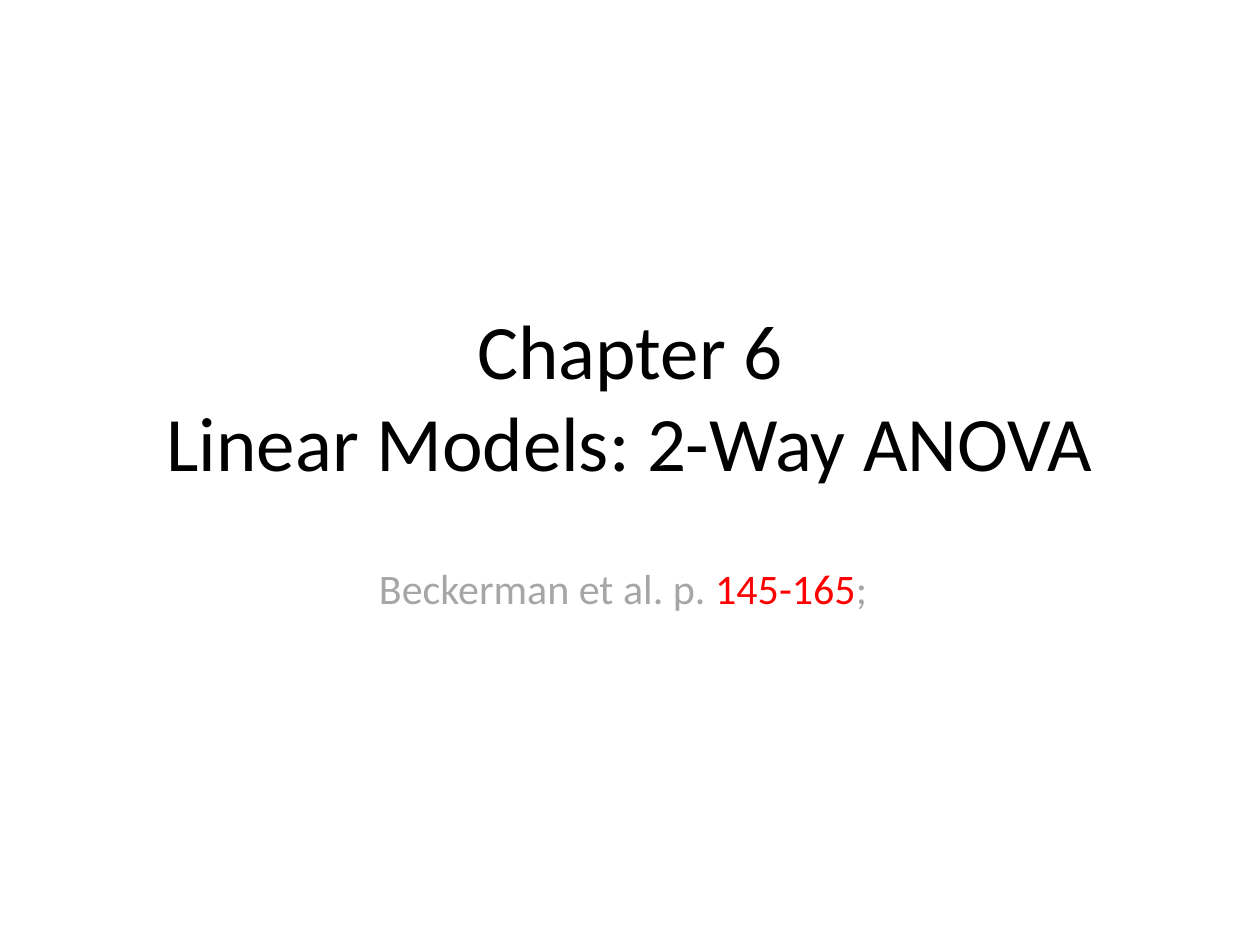
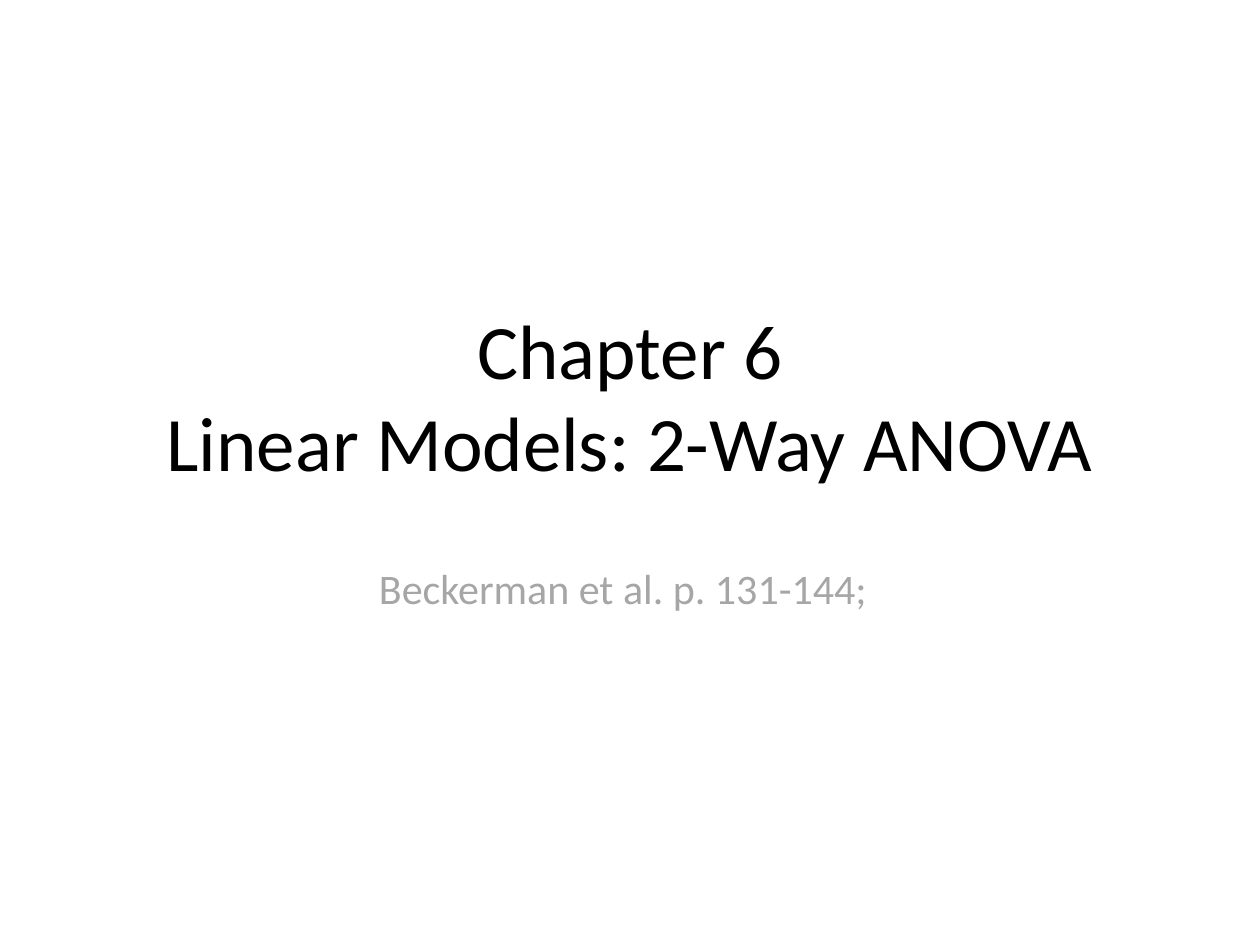
Before and after one commit to cmgienger/6-2WayANOVA, a slide deck: slide 1 of 6-2Way_ANOVA.pptx. Drawn at 1260x945 pixels with LibreOffice and Linux fonts; fonts in the diff are those of the drawing. Boxes give left, top, right and bottom in pixels: in the first picture for what was removed or moved away, otherwise in the second. Text is boxed around its words. In the diff, an @@ line names an element or a change of style, - is before the commit and + after.

```diff
--- a/6-2Way_ANOVA.pptx
+++ b/6-2Way_ANOVA.pptx
@@ text at <box>379,575,867,611</box>: text changed @@
-Beckerman et al. p. 145-165;
+Beckerman et al. p. 131-144;
```
Also in this commit, not shown: 2 other slides changed, 1 slide added, 2 other files.
